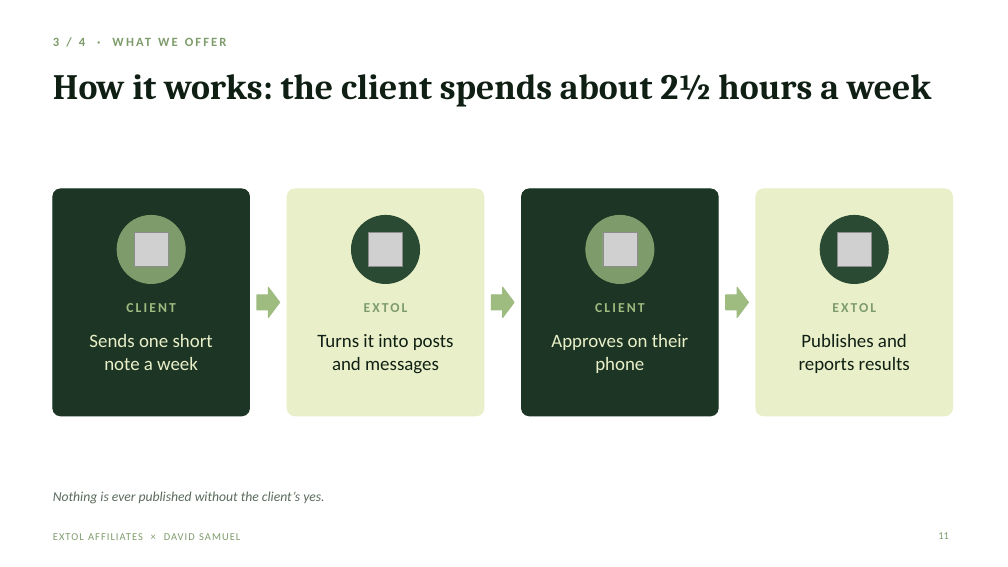
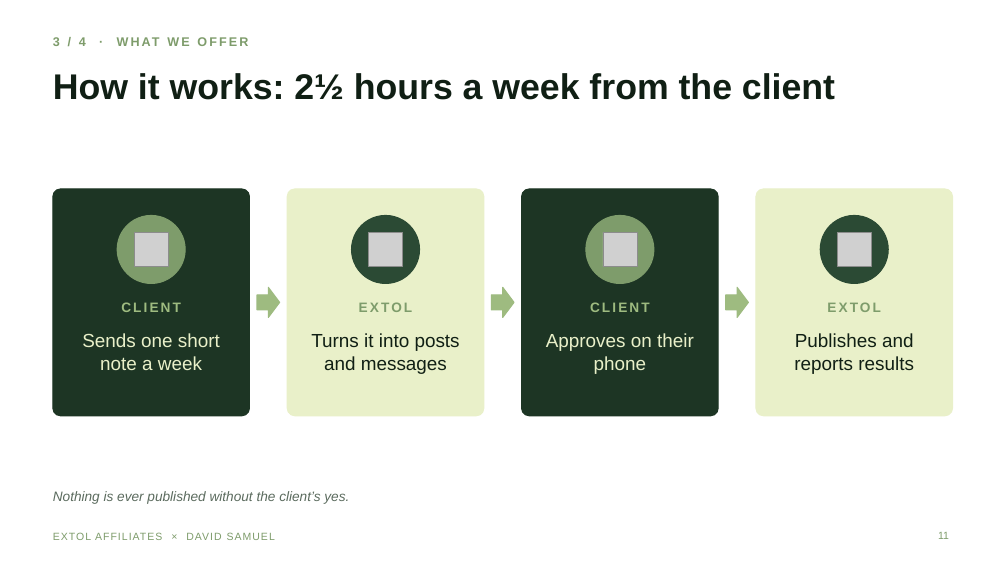
Before and after one commit to extolaffiliates/sales, a slide deck: slide 11 of decks/david-samuel/Extol-x-David-Samuel-Advisory-Briefing.pptx. Drawn at 1008x567 pixels with LibreOffice and Linux fonts; fonts in the diff are those of the drawing; grey boxes stand for pictures. Boxes give left, top, right and bottom in pixels: in the first picture for what was removed or moved away, otherwise in the second. Text is boxed around its words. In the diff, an @@ line names an element or a change of style, - is before the commit and + after.

```diff
--- a/decks/david-samuel/Extol-x-David-Samuel-Advisory-Briefing.pptx
+++ b/decks/david-samuel/Extol-x-David-Samuel-Advisory-Briefing.pptx
@@ title at [53,73,835,100]: text changed; font Cambria to Arial @@
-How it works: the client spends about 2½ hours a week
+How it works: 2½ hours a week from the client
@@ font Calibri to Arial in 12 elements at [53,37,86,46], [121,302,181,312], [82,333,220,370], [359,302,413,312], [311,333,460,374], [590,302,650,312], [546,333,694,374], [827,302,881,312], [794,333,914,374], [53,491,349,504], [938,532,949,539], [53,532,275,540] @@
```
Also in this commit, not shown: 20 other slides changed, 1 other file.
